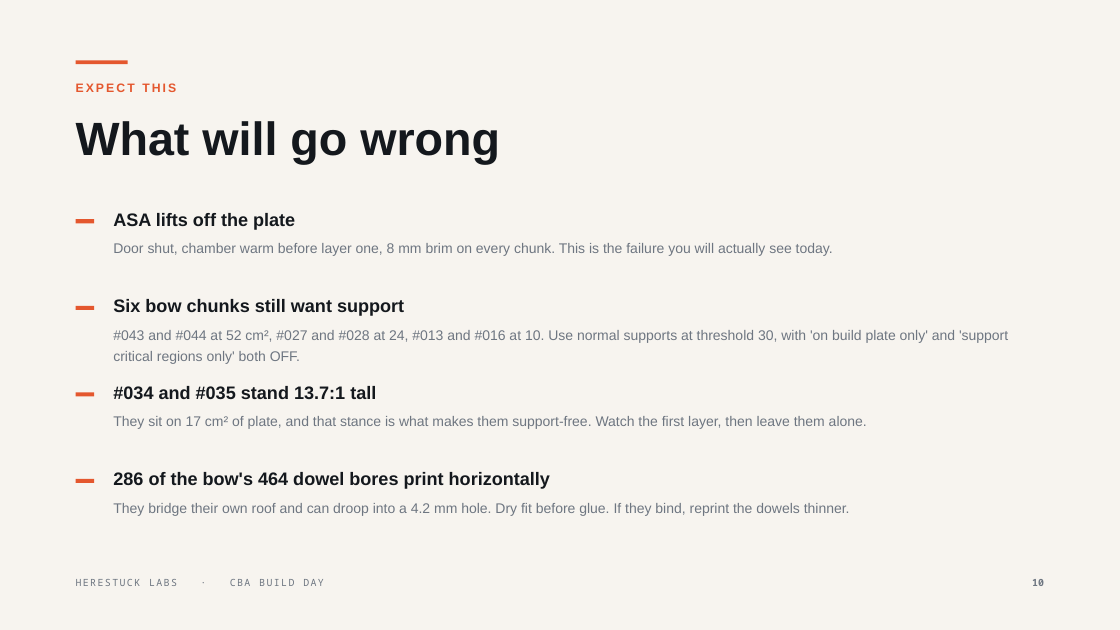
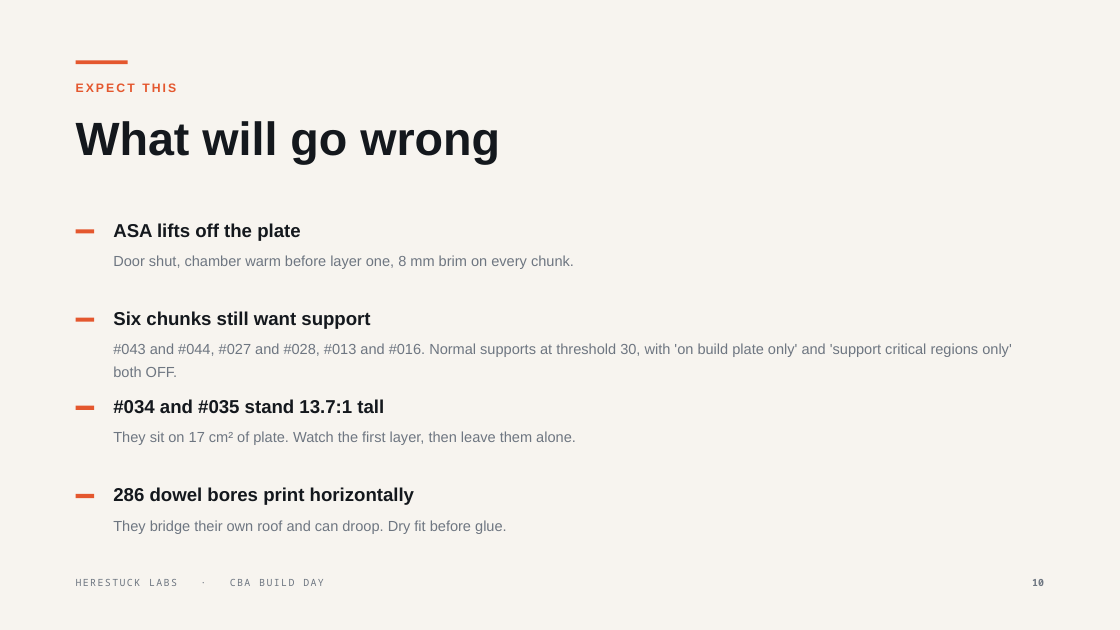
Before and after one commit to AlexWynn-AM/boat-design, a slide deck: slide 10 of herestuck_boat_build_day.pptx. Drawn at 1120x630 pixels with LibreOffice and Linux fonts; fonts in the diff are those of the drawing. Boxes give left, top, right and bottom in pixels: in the first picture for what was removed or moved away, otherwise in the second. Text is boxed around its words. In the diff, an @@ line names an element or a change of style, - is before the commit and + after.

```diff
--- a/herestuck_boat_build_day.pptx
+++ b/herestuck_boat_build_day.pptx
@@ text "ASA lifts off the plate" at <box>113,223,300,241</box>: size 15.5 to 16 pt @@
@@ text at <box>113,255,574,269</box>: text changed; size 12 to 12.5 pt @@
-Door shut, chamber warm before layer one, 8 mm brim on every chunk. This is the failure you will actually see today.
+Door shut, chamber warm before layer one, 8 mm brim on every chunk.
@@ 2 rectangles, 1 text: place and size @@
-2 rectangles, 1 text at <box>76,213,295,310</box>
+2 rectangles, 1 text at <box>76,223,300,322</box>
@@ text at <box>113,311,370,329</box>: text changed; size 15.5 to 16 pt @@
-Six bow chunks still want support
+Six chunks still want support
@@ text at <box>113,343,1011,377</box>: text changed; size 12 to 12.5 pt @@
-#043 and #044 at 52 cm², #027 and #028 at 24, #013 and #016 at 10. Use normal supports at threshold 30, with 'on build plate only' and 'support critical regions only' both OFF.
+#043 and #044, #027 and #028, #013 and #016. Normal supports at threshold 30, with 'on build plate only' and 'support critical regions only' both OFF.
@@ text "#034 and #035 stand 13.7:1 ..." at <box>113,399,384,414</box>: size 15.5 to 16 pt @@
@@ text at <box>113,431,576,445</box>: text changed; size 12 to 12.5 pt @@
-They sit on 17 cm² of plate, and that stance is what makes them support-free. Watch the first layer, then leave them alone.
+They sit on 17 cm² of plate. Watch the first layer, then leave them alone.
@@ 2 rectangles, 1 text: place and size @@
-2 rectangles, 1 text at <box>76,386,376,483</box>
+2 rectangles, 1 text at <box>76,399,384,498</box>
@@ text at <box>113,487,414,505</box>: text changed; size 15.5 to 16 pt @@
-286 of the bow's 464 dowel bores print horizontally
+286 dowel bores print horizontally
@@ text at <box>113,520,507,534</box>: text changed; size 12 to 12.5 pt @@
-They bridge their own roof and can droop into a 4.2 mm hole. Dry fit before glue. If they bind, reprint the dowels thinner.
+They bridge their own roof and can droop. Dry fit before glue.
```
Also in this commit, not shown: 9 other slides changed, 1 slide added, 1 slide removed, 9 other files.
